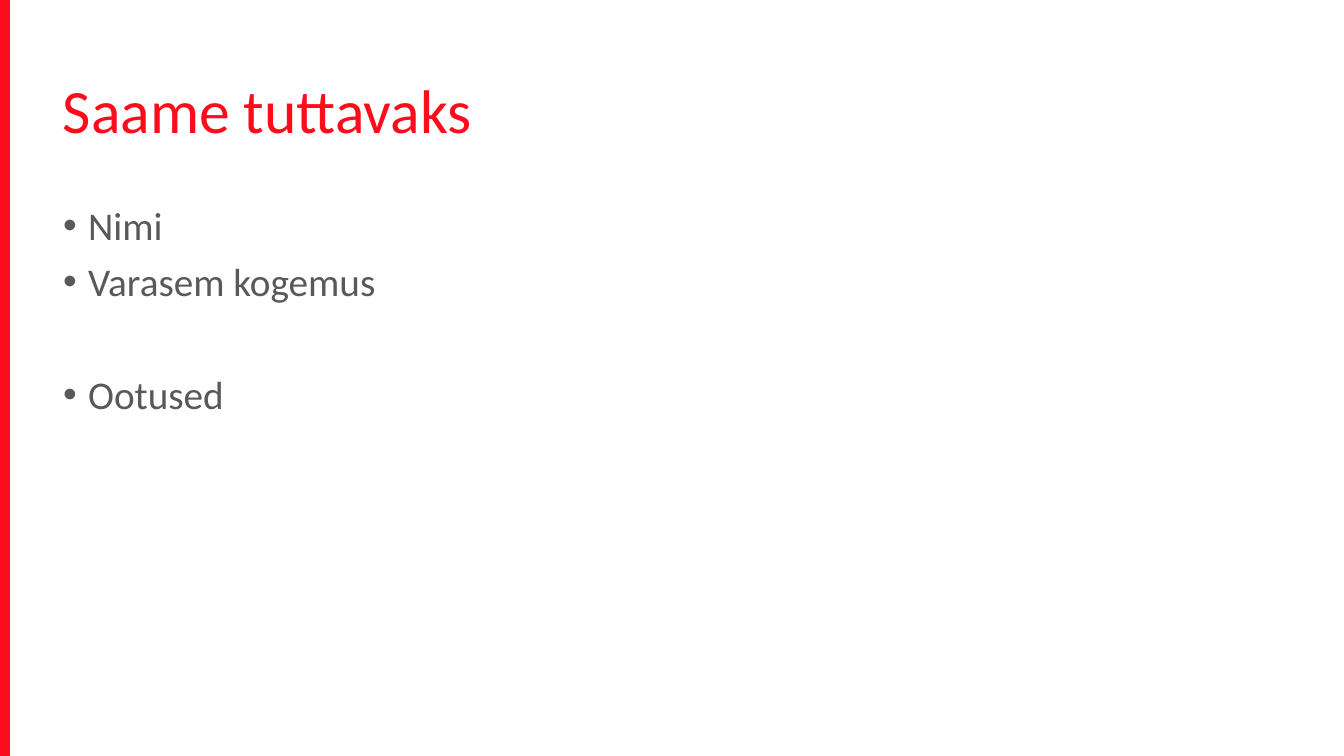
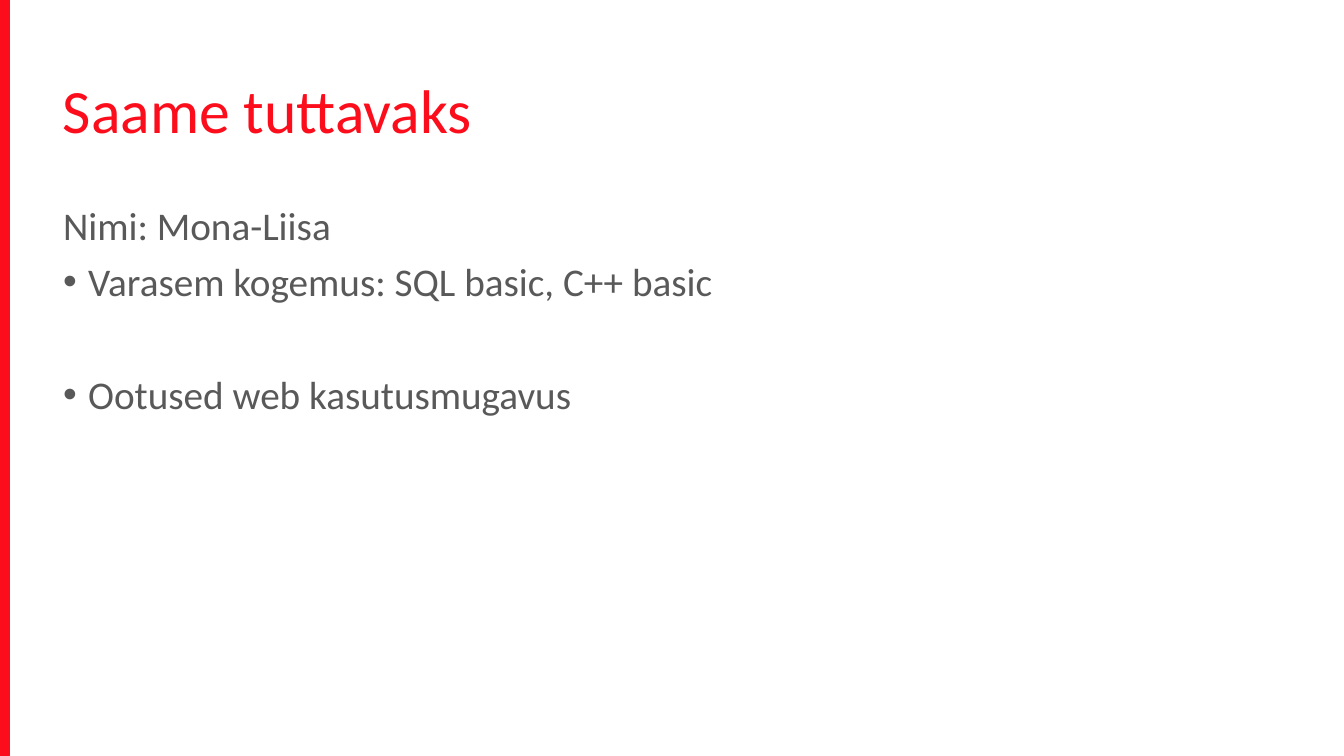
Before and after one commit to terjevolke/FrontEnd201704, a slide deck: slide 5 of Front_end_koolitus.pptx. Drawn at 1344x756 pixels with LibreOffice and Linux fonts; fonts in the diff are those of the drawing; background and template pictures are left out. Boxes give left, top, right and bottom in pixels: in the first picture for what was removed or moved away, otherwise in the second. Text is boxed around its words. In the diff, an @@ line names an element or a change of style, - is before the commit and + after.

Commit message:
Mona muudetud

```diff
--- a/Front_end_koolitus.pptx
+++ b/Front_end_koolitus.pptx
@@ text at (63, 213, 712, 416): text changed @@
-• Nimi
-• Varasem kogemus
-• Ootused
+Nimi: Mona-Liisa
+• Varasem kogemus: SQL basic, C++ basic
+• Ootused web kasutusmugavus
```
